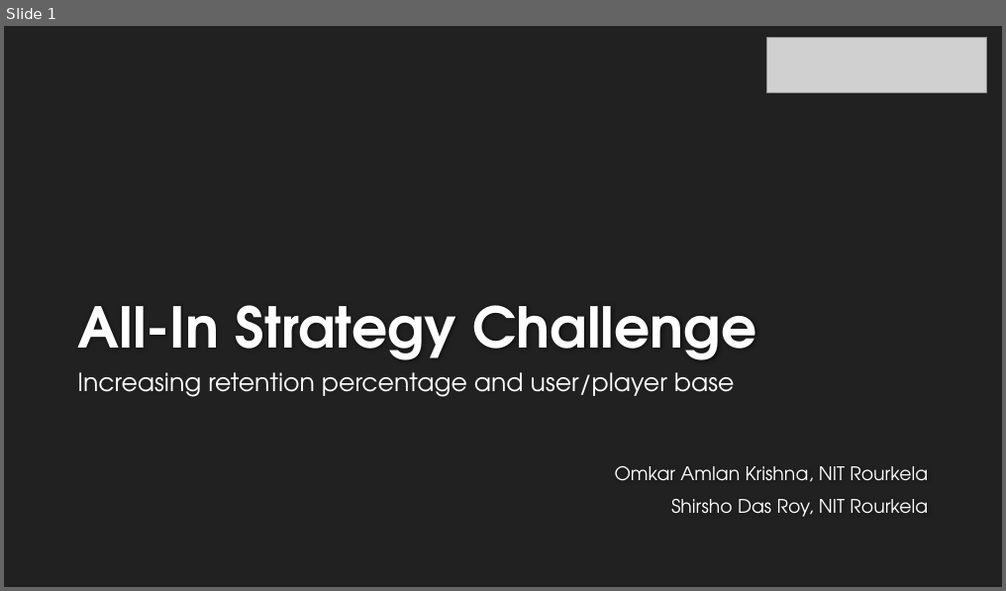
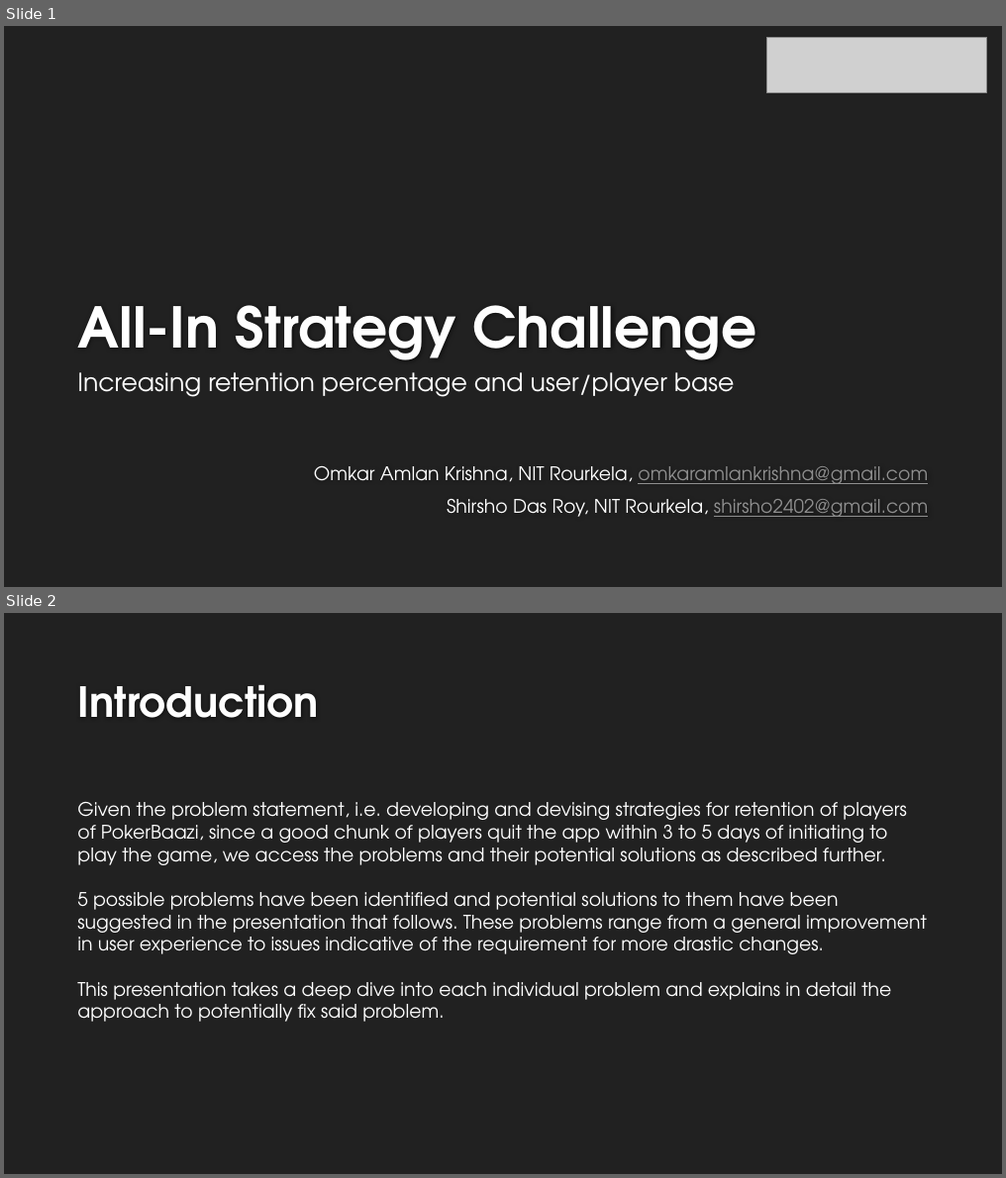
Before and after one commit to OmkarAmlan/AIC, a slide deck: All-In Strategy Challenge.pptx. Shown one above the other, each under a label of ours: slide 1 before the commit, slides 1 and 2 after it. The pictures are 1006x591 and 1006x1178 pixels, drawn with LibreOffice and Linux fonts; fonts in the diff are those of the drawing; grey boxes stand for pictures; background and template pictures are left out. Boxes give left, top, right and bottom in pixels: in the first picture for what was removed or moved away, otherwise in the second. Text is boxed around its words. In the diff, an @@ line names an element or a change of style, - is before the commit and + after.

```diff
--- a/All-In Strategy Challenge.pptx
+++ b/All-In Strategy Challenge.pptx
@@ slide 2 added at bbox=[4, 613, 1002, 1174], background #212121 @@
@@ title added at bbox=[78, 684, 319, 718], 40 pt, text #FEFEFE, bold @@
+Introduction
@@ text added at bbox=[77, 802, 927, 1022], 18 pt, text #FFFFFF @@
+Given the problem statement, i.e. developing and devising strategies for retention of players of PokerBaazi, since a good chunk of players quit the app within 3 to 5 days of initiating to play the game, we access the problems and their potential solutions as described further.
+5 possible problems have been identified and potential solutions to them have been suggested in the presentation that follows. These problems range from a general improvement in user experience to issues indicative of the requirement for more drastic changes.
+This presentation takes a deep dive into each individual problem and explains in detail the approach to potentially fix said problem.
@@ slide 1 changed as well @@
@@ subtitle at bbox=[314, 467, 928, 517]: text changed @@
-Omkar Amlan Krishna, NIT Rourkela
-Shirsho Das Roy, NIT Rourkela
+Omkar Amlan Krishna, NIT Rourkela, omkaramlankrishna@gmail.com
+Shirsho Das Roy, NIT Rourkela, shirsho2402@gmail.com
```
Also in this commit, not shown: 8 other slides added, 2 other files.
